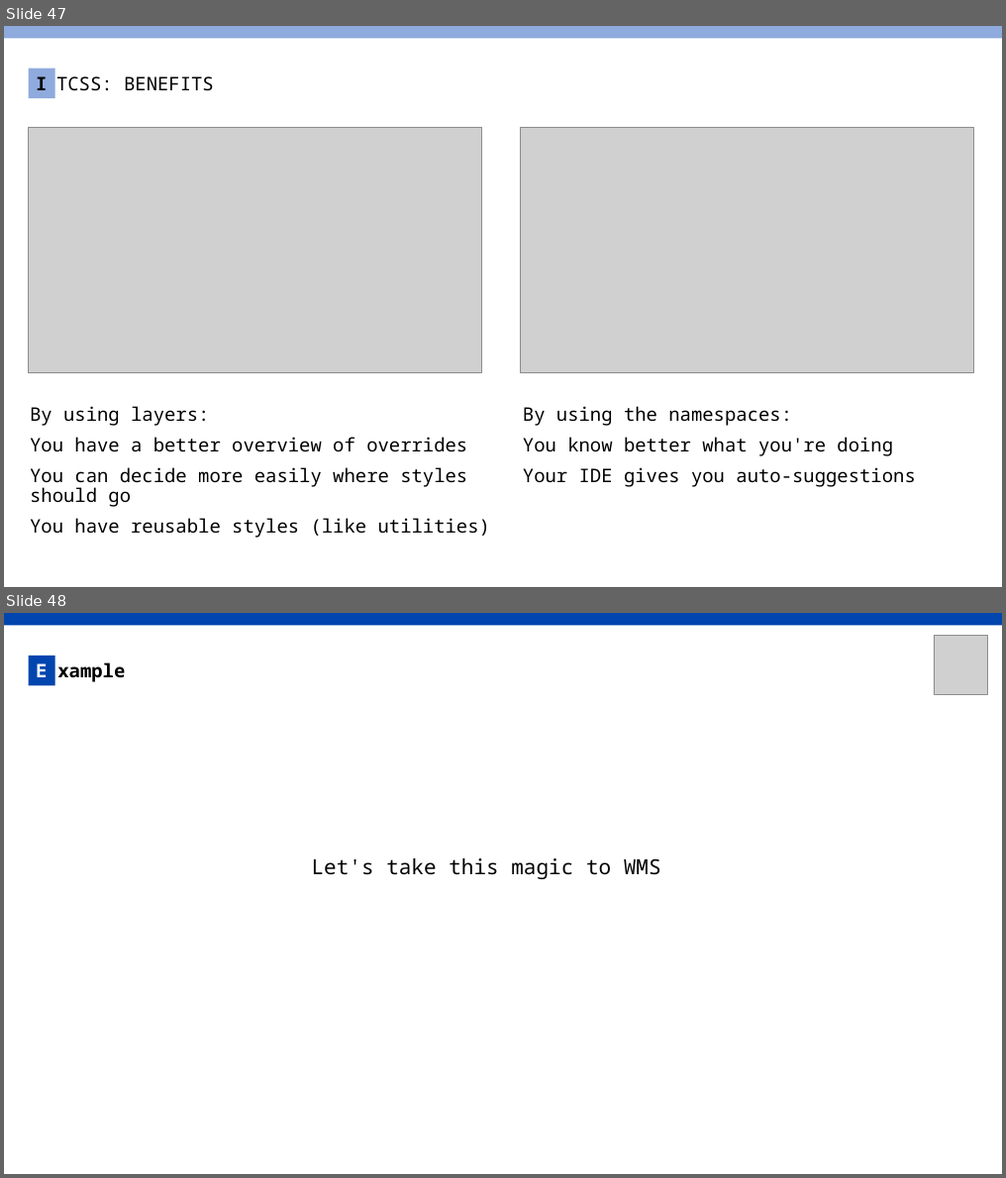
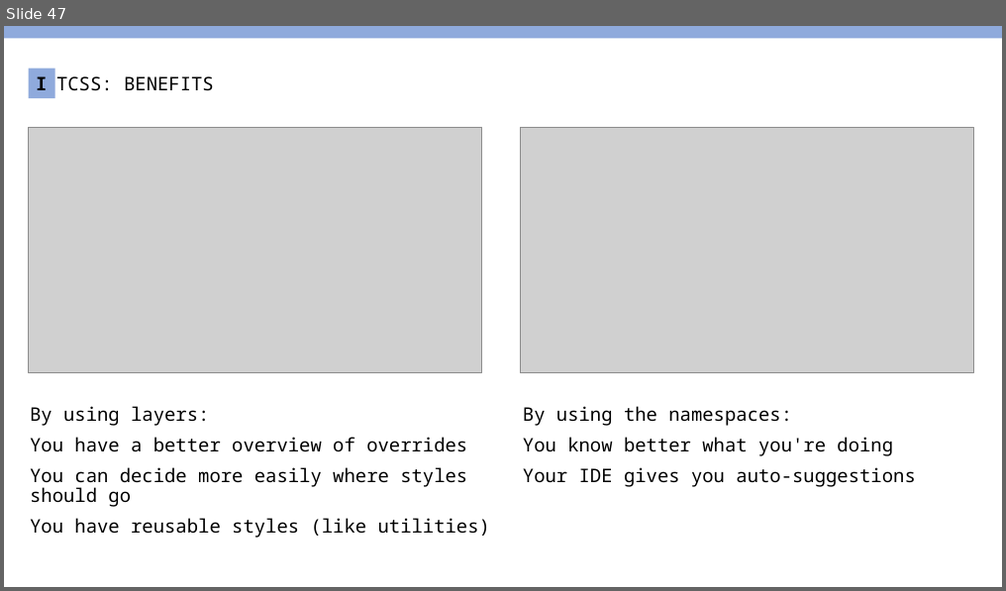
Before and after one commit to AxelPauwels/SEM-BIO, a slide deck: presentation/SEM&BIO.pptx. Shown one above the other, each under a label of ours: slides 47 and 48 before the commit, slide 47 after it. The pictures are 1006x1178 and 1006x591 pixels, drawn with LibreOffice and Linux fonts; fonts in the diff are those of the drawing; grey boxes stand for pictures. Boxes give left, top, right and bottom in pixels: in the first picture for what was removed or moved away, otherwise in the second. Text is boxed around its words. In the diff, an @@ line names an element or a change of style, - is before the commit and + after.

```diff
--- a/presentation/SEM&BIO.pptx
+++ b/presentation/SEM&BIO.pptx
@@ slide 48 removed at (4,613,1002,1174), background #FFFFFF @@
@@ rectangle removed at (4,613,1002,626) @@
@@ picture removed at (934,635,988,694) @@
@@ rectangle removed at (29,656,55,685) @@
-E
@@ text removed at (57,663,125,682) @@
-xample
@@ text removed at (312,859,661,879) @@
-Let's take this magic to WMS
```
Also in this commit, not shown: 2 slides changed, 15 other slides removed, 3 other files.
